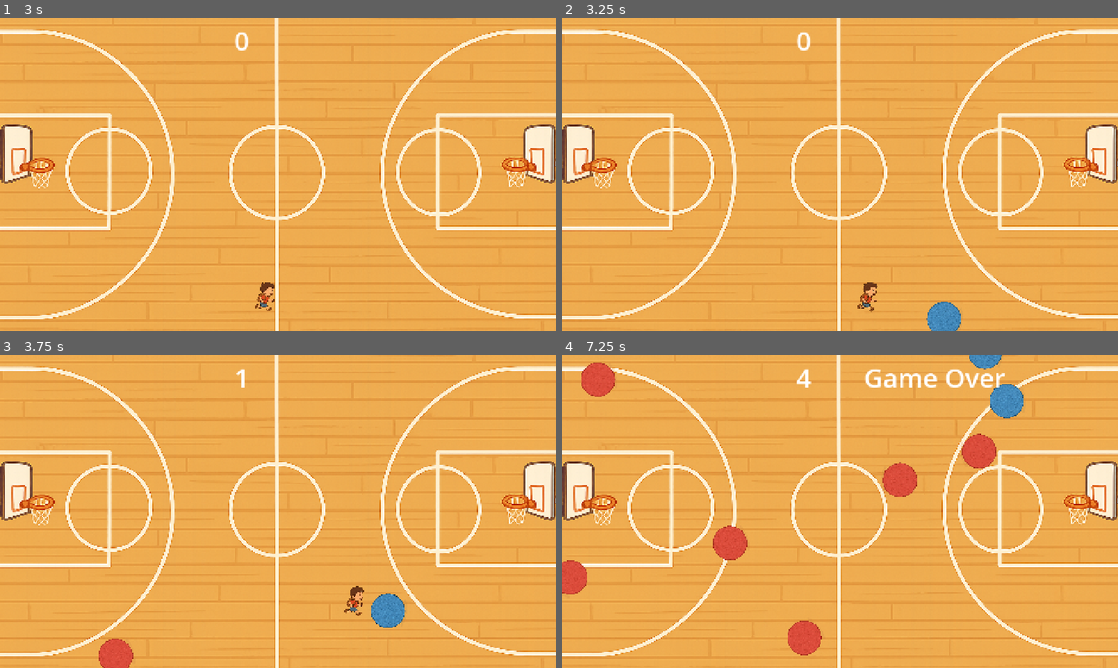
Above: before the commit, frames 1-4 (two rows, left to right).
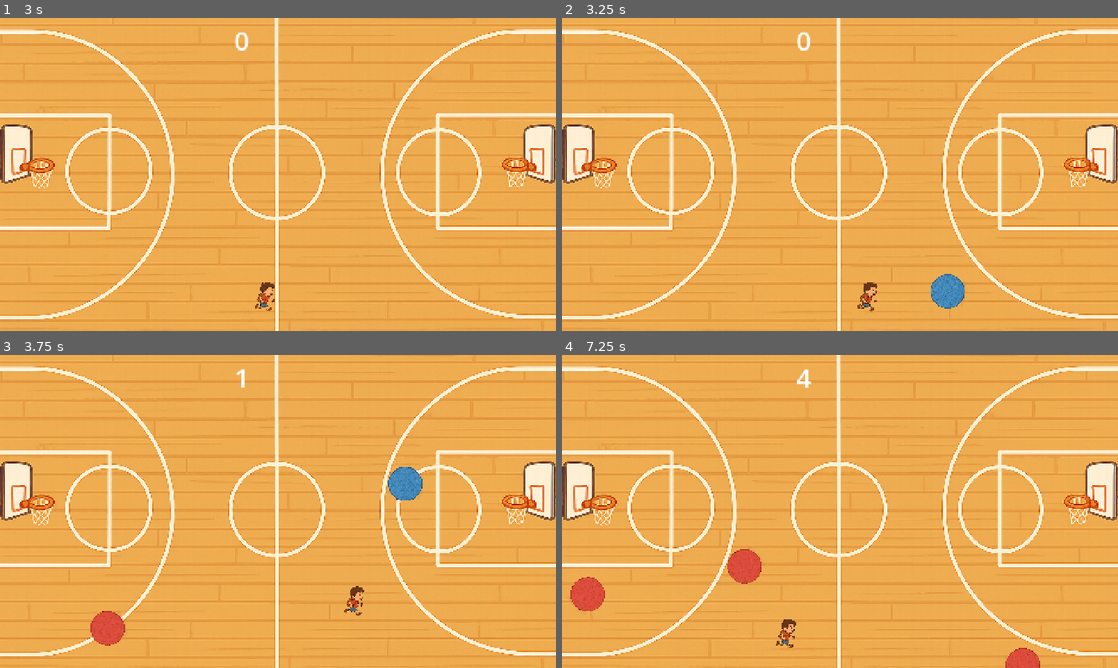
Above: after the commit, the same moments.

Repository: zacharyh9108/Dodgeball
Game: Godot game, scene res://main.tscn
Same seed, same stepped clock (60 frames per second), same inputs: the game is played once before the commit and once after it.
Inputs:
- Up to frame 1 (3 s): click "Start" at 0.5 s; tap Enter at 1.25 s; hold D (move_right) 1.28-2.03 s; hold S (move_down) 2.03-2.78 s; hold D (move_right) from 2.78 s (still down)
- Up to frame 2 (3.25 s): keep holding D (move_right)
- Up to frame 3 (3.75 s): release D (move_right) at 3.53 s; hold W (move_up) from 3.53 s (still down)
- Up to frame 4 (7.25 s): release W (move_up) at 4.28 s; hold A (move_left) 4.28-5.78 s; hold S (move_down) 5.78-6.53 s; hold D (move_right) from 6.53 s (still down)

Frame 1 is identical in both runs. In frame 2, 0.9% of the frame differs, in the area x 65-73%, y 81-100%; in frame 3, 2.0%; in frame 4, 5.7%, in the area x 0-86%, y 0-100%.

Commit message:
Add files via upload
Increased ball speed to make game harder

Diff:
--- a/main.gd
+++ b/main.gd
@@ -1,6 +1,6 @@
 extends Node
 
-@export var mob_scene: PackedScene
+@export var ball_scene: PackedScene
 var score
 @export var music_tracks = [preload("res://assets/audio/MovieTickets.mp3"),
 							preload("res://assets/audio/VendettaPreppies.mp3"),
@@ -32,19 +32,19 @@
 		$Music.play()
 
 func _on_ball_timer_timeout() -> void:
-	var ball = mob_scene.instantiate()
+	var ball = ball_scene.instantiate()
 
 	var ball_spawn_location = $BallPath/BallSpawnLocation
 	ball_spawn_location.progress_ratio = randf()
 	ball.position = ball_spawn_location.position
 
-	# Set the mob's direction perpendicular to the path direction
+	# Set the ball's direction perpendicular to the path direction
 	var direction = ball_spawn_location.rotation + PI / 2
 
 	direction += randf_range(-PI / 4, PI / 4)
 	ball.rotation = direction
 
-	var velocity = Vector2(randf_range(150.0, 250.0), 0.0)
+	var velocity = Vector2(randf_range(500.0, 800.0), 0.0)
 	ball.linear_velocity = velocity.rotated(direction)
 
 	add_child(ball)
--- a/main.tscn
+++ b/main.tscn
@@ -16,7 +16,7 @@
 
 [node name="Main" type="Node"]
 script = ExtResource("1_0xm2m")
-mob_scene = ExtResource("2_1bvp3")
+ball_scene = ExtResource("2_1bvp3")
 
 [node name="Court" type="TextureRect" parent="."]
 offset_left = -88.0
